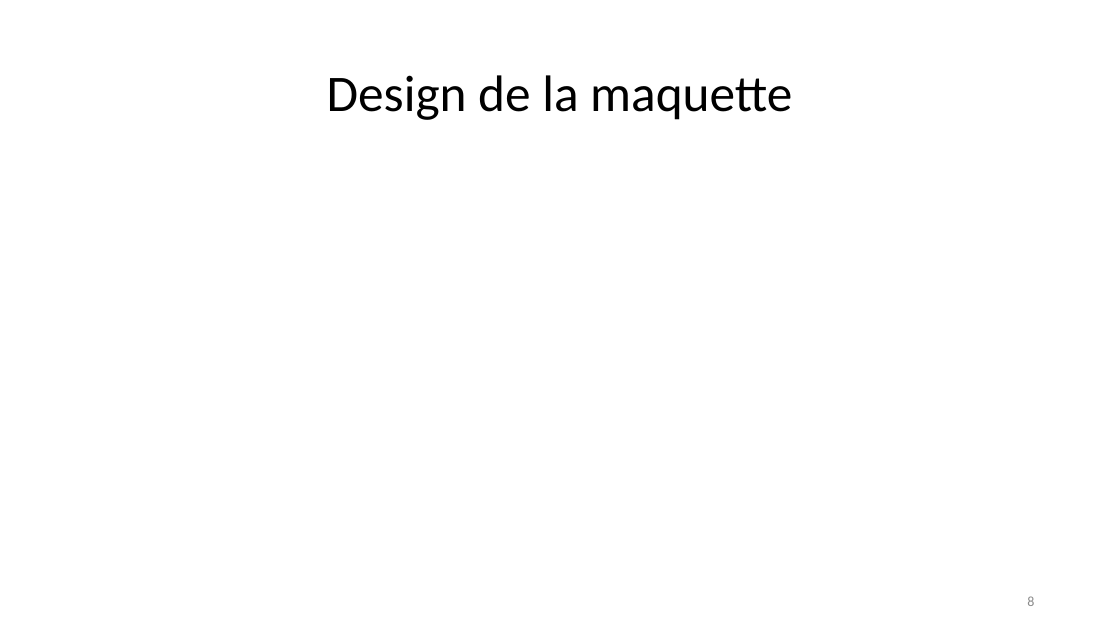
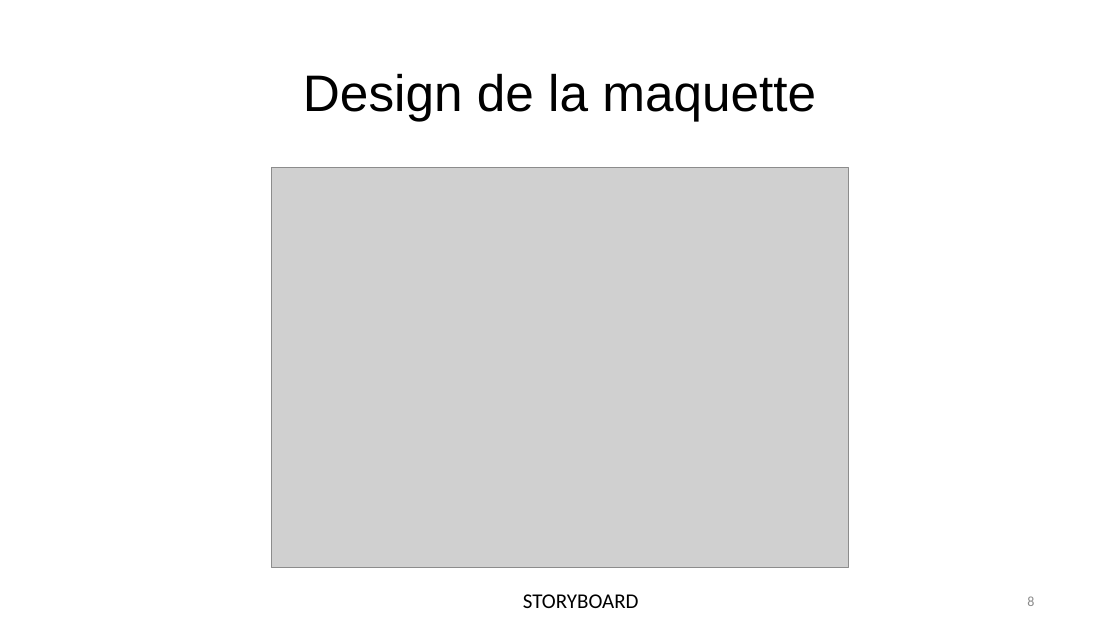
Before and after one commit to jorgeayllon1/Java-Project, a slide deck: slide 8 of ppt_projet_java.pptx. Drawn at 1120x630 pixels with LibreOffice and Linux fonts; fonts in the diff are those of the drawing; grey boxes stand for pictures. Boxes give left, top, right and bottom in pixels: in the first picture for what was removed or moved away, otherwise in the second. Text is boxed around its words. In the diff, an @@ line names an element or a change of style, - is before the commit and + after.

Commit message:
ppt maj

```diff
--- a/ppt_projet_java.pptx
+++ b/ppt_projet_java.pptx
@@ title "Design de la maquette" at <box>303,73,816,121</box>: font Calibri to Arial @@
@@ picture added at <box>271,168,849,568</box> @@
@@ text added at <box>523,594,639,608</box>, 18 pt, text #000000 @@
+STORYBOARD
```
Also in this commit, not shown: 6 other slides changed, 5 slides added, 2 slides removed.
